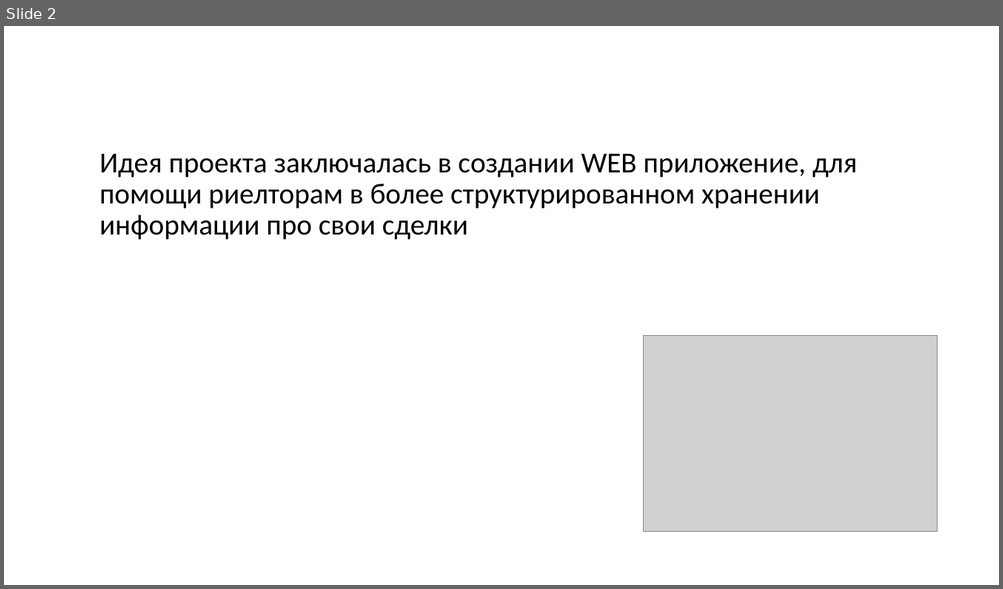
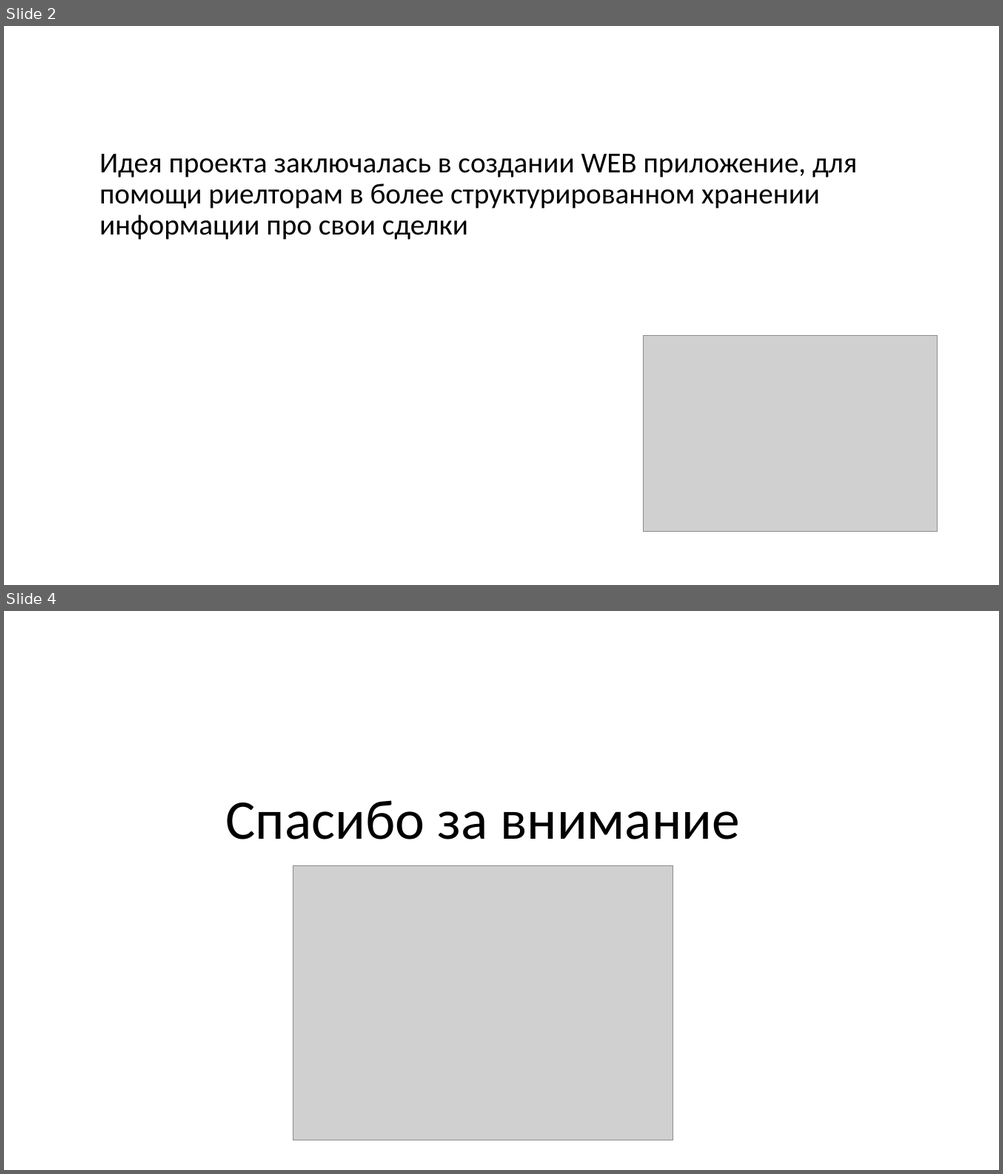
Before and after one commit to MrDengazen/WEB-2.0, a slide deck: WEB.pptx. Shown one above the other, each under a label of ours: slide 2 before the commit, slides 2 and 4 after it; the slides between them are not shown. The pictures are 1003x589 and 1003x1174 pixels, drawn with LibreOffice and Linux fonts; fonts in the diff are those of the drawing; grey boxes stand for pictures. Boxes give left, top, right and bottom in pixels: in the first picture for what was removed or moved away, otherwise in the second. Text is boxed around its words. In the diff, an @@ line names an element or a change of style, - is before the commit and + after.

```diff
--- a/WEB.pptx
+++ b/WEB.pptx
@@ slide 4 added at (4,611,999,1170), background #FFFFFF @@
@@ text added at (226,800,739,840), 54 pt, text #000000 @@
+Спасибо за внимание
@@ picture added at (293,866,672,1141) @@
```
Also in this commit, not shown: 1 slide changed, 3 other files.
